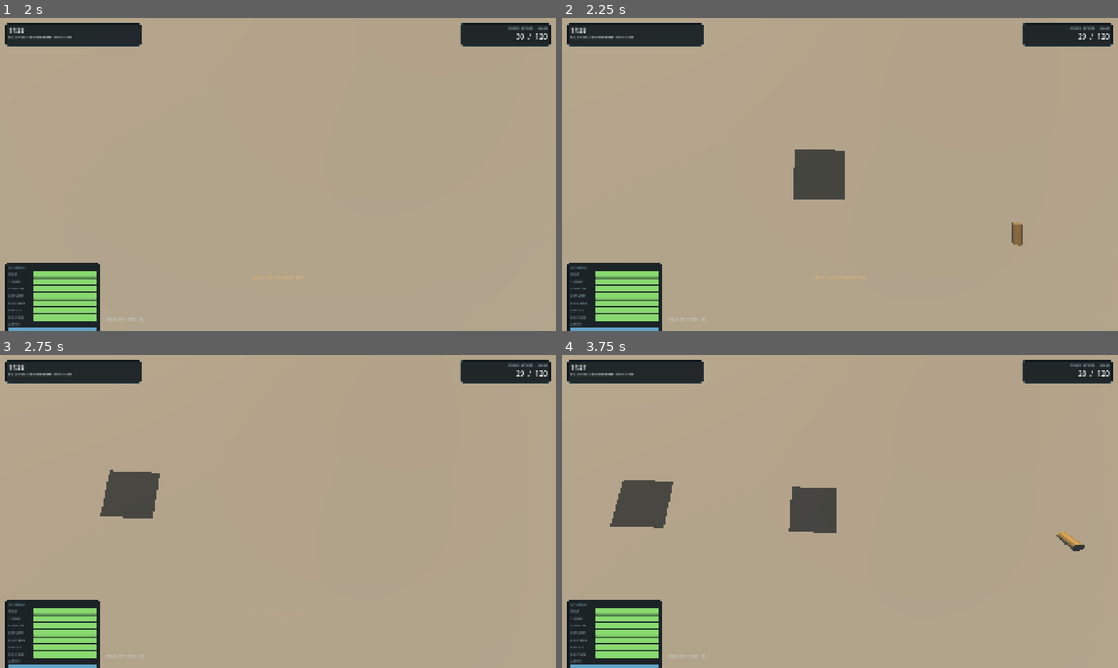
Above: before the commit, frames 1-4 (two rows, left to right).
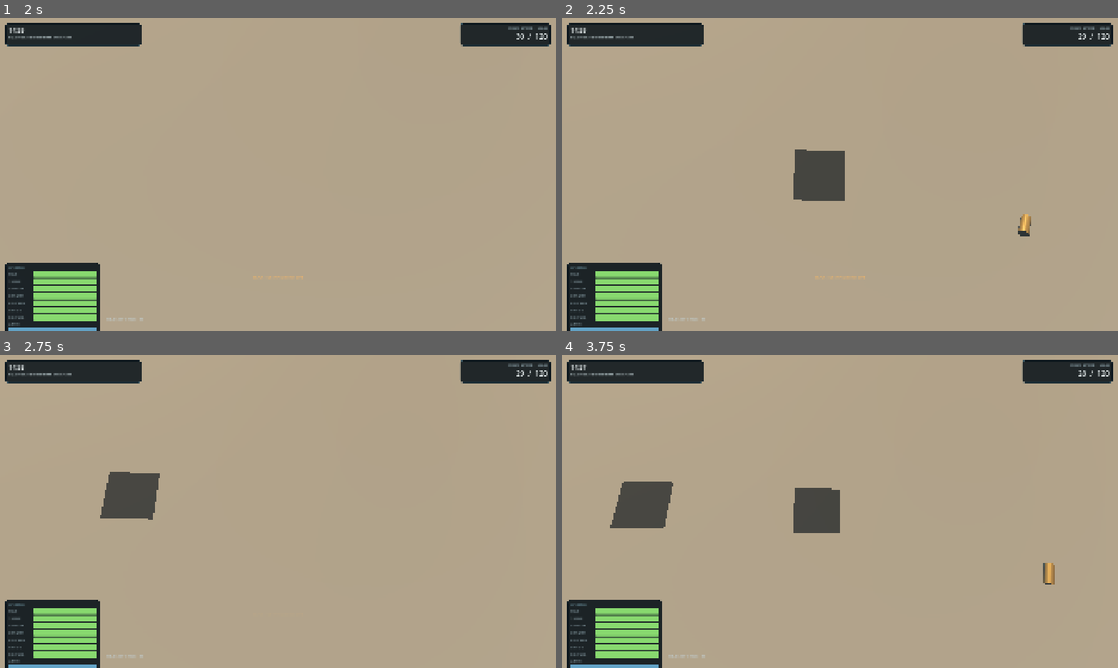
Above: after the commit, the same moments.

Repository: philliparthur98-ops/Blacksite-extraction
Game: Godot game, scene res://scenes/Main.tscn
Same seed, same stepped clock (60 frames per second), same inputs: the game is played once before the commit and once after it.
Inputs (mouse positions are in pixels of both pictures, inside the frame that each line leads up to):
- Up to frame 1 (2 s): click "DEPLOY" at 0.5 s; click "DEPLOY TO HARBOR DISTRICT" at 1.25 s
- Up to frame 2 (2.25 s): tap Enter at 2 s; move the mouse to (867, 174) at 2.02 s; hold W (move_forward) from 2.03 s (still down); right-click (867, 174) at 2.1 s; click (867, 174) at 2.17 s
- Up to frame 3 (2.75 s): keep holding W (move_forward)
- Up to frame 4 (3.75 s): keep holding W (move_forward); move the mouse to (812, 511) at 2.77 s; tap Ctrl (crouch) at 2.85 s; tap Space at 3.5 s; move the mouse to (851, 505) at 3.52 s; click (851, 505) at 3.6 s

Frame 1 is identical in both runs. In frame 2, 0.3% of the frame differs, in the area x 41-85%, y 42-73%; in frame 3, less than 0.1%; in frame 4, 0.6%, in the area x 8-94%, y 40-74%.

Commit message:
Add v1.02 ammo persistence regression smoke test

Diff:
--- a/desktop/scripts/main.gd
+++ b/desktop/scripts/main.gd
@@ -51,6 +51,17 @@
     if not ResourceLoader.exists("res://assets/characters/GorgeholdScout.glb"): failures.append("character_asset")
     if player != null and player.viewmodel == null: failures.append("player_viewmodel")
 
+    var ammo_persistence_ok := false
+    if player != null and player.has_method("smoke_ammo_persistence_regression"):
+        ammo_persistence_ok = bool(player.call("smoke_ammo_persistence_regression"))
+    if not ammo_persistence_ok:
+        failures.append("ammo_persistence")
+
+    if contract_secured:
+        failures.append("contract_should_start_unsecured")
+    if extract != null and extract.enabled_for_extract:
+        failures.append("extract_should_start_locked")
+
     var enemy_nodes := get_tree().get_nodes_in_group("blacksite_enemy")
     var rigged_count := 0
     for enemy_node in enemy_nodes:
@@ -60,7 +71,7 @@
     if rigged_count < 5: failures.append("rigged_enemies=%d" % rigged_count)
 
     if failures.is_empty():
-        print("BLACKSITE_SMOKE_RAID_OK enemies=%d rigged=%d loot=%d objective=%s viewmodel=%s" % [enemies_alive,rigged_count,pickups.size(),str(quest_position),str(player.viewmodel.name)])
+        print("BLACKSITE_SMOKE_RAID_OK enemies=%d rigged=%d loot=%d objective=%s viewmodel=%s ammo_persistence=PASS extract_lock=PASS" % [enemies_alive,rigged_count,pickups.size(),str(quest_position),str(player.viewmodel.name)])
         get_tree().quit(0)
     else:
         push_error("BLACKSITE_SMOKE_RAID_FAILED " + ",".join(failures))
@@ -125,7 +136,7 @@
     var layout: Dictionary = world.build()
     quest_position = layout.get("quest_pos",Vector3(-2,1,-32))
 
-    player = BlacksitePlayer.new()
+    player = BlacksitePlayerV102.new()
     player.setup(self)
     player.position = layout.get("player_spawn",Vector3(0,1,45))
     player.died.connect(_on_player_died)
